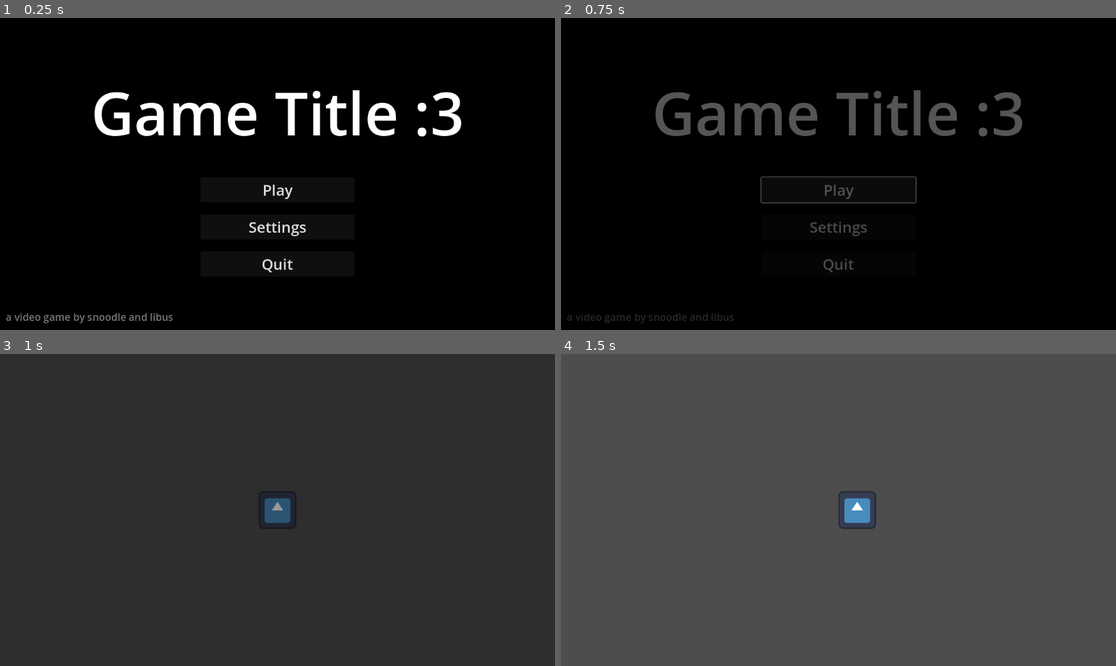
Above: before the commit, frames 1-4 (two rows, left to right).
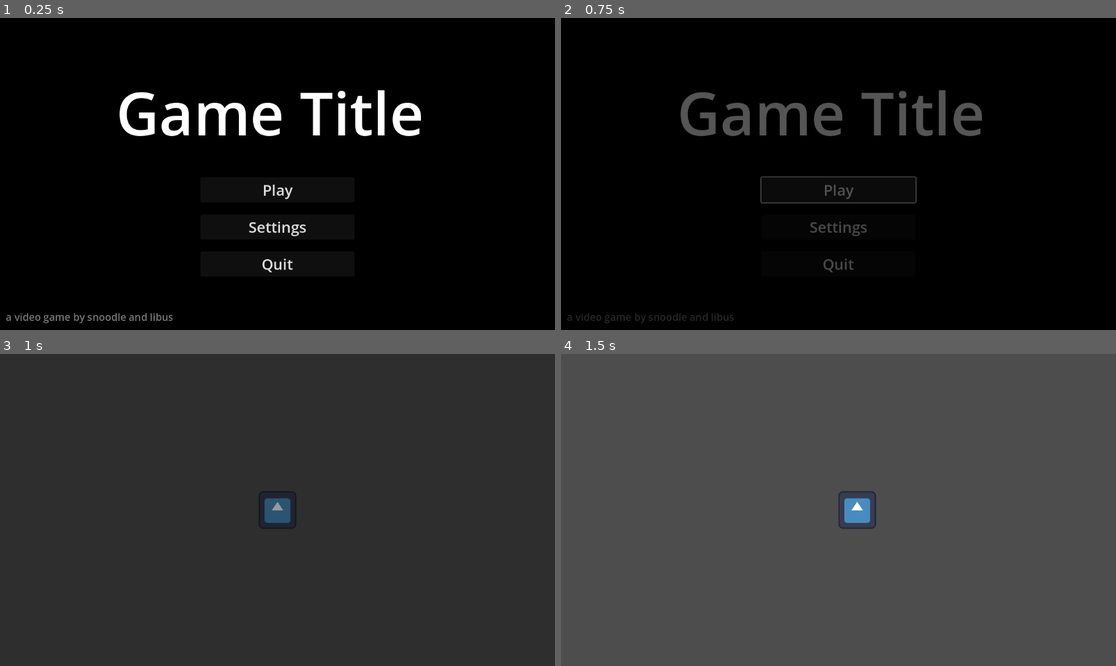
Above: after the commit, the same moments.

Repository: LinusKay/laserleague
Game: Godot game, scene res://scenes/ui/main_menu/main_menu.tscn
Same seed, same stepped clock (60 frames per second), same inputs: the game is played once before the commit and once after it. The engine's default icon, where the game draws it, is replaced by a stand-in: a white triangle on a blue panel in a dark square.
Inputs:
- Up to frame 1 (0.25 s): no input
- Up to frame 2 (0.75 s): click "Play" at 0.5 s
- Up to frame 3 (1 s): no input
- Up to frame 4 (1.5 s): hold D (move_right) from 1.28 s (still down)

The runs differ from the first frame. In frame 1, 4.5% of the frame differs, in the area x 17-84%, y 23-39%; in frame 2, 4.2%; in frame 3, nothing differs; in frame 4, nothing differs.

Commit message:
changed main scene folder

Diff:
--- /dev/null
+++ b/scenes/game/main.tscn
@@ -0,0 +1,10 @@
+[gd_scene load_steps=3 format=3 uid="uid://uxj3i2lrm6j4"]
+
+[ext_resource type="PackedScene" uid="uid://khvjseslaxyg" path="res://scenes/game/camera/camera.tscn" id="1_lfyy7"]
+[ext_resource type="PackedScene" uid="uid://bcte6351a6gbb" path="res://scenes/game/player/player.tscn" id="2_dasuy"]
+
+[node name="World" type="Node2D"]
+
+[node name="Camera2D" parent="." instance=ExtResource("1_lfyy7")]
+
+[node name="Player" parent="." instance=ExtResource("2_dasuy")]
--- a/scenes/game/main/world.tscn
+++ /dev/null
@@ -1,10 +0,0 @@
-[gd_scene load_steps=3 format=3 uid="uid://uxj3i2lrm6j4"]
-
-[ext_resource type="PackedScene" uid="uid://khvjseslaxyg" path="res://scenes/game/camera/camera.tscn" id="1_btbdo"]
-[ext_resource type="PackedScene" uid="uid://bcte6351a6gbb" path="res://scenes/game/player/player.tscn" id="2_vcjgd"]
-
-[node name="World" type="Node2D"]
-
-[node name="Camera2D" parent="." instance=ExtResource("1_btbdo")]
-
-[node name="Player" parent="." instance=ExtResource("2_vcjgd")]
--- a/scenes/ui/main_menu/main_menu.gd
+++ b/scenes/ui/main_menu/main_menu.gd
@@ -5,7 +5,7 @@
 @onready var settings_button: Button = %SettingsButton
 @onready var quit_button: Button = %QuitButton
 
-const main_scene_path: String = "res://scenes/game/main/world.tscn"
+const main_scene_path: String = "res://scenes/game/main.tscn"
 const settings_scene_path: String = "res://scenes/ui/main_menu/settings_main_menu.tscn"
 
 
--- a/scenes/ui/main_menu/main_menu.tscn
+++ b/scenes/ui/main_menu/main_menu.tscn
@@ -87,7 +87,7 @@
 [node name="TitleText" type="Label" parent="MarginContainer/VBoxContainer"]
 layout_mode = 2
 theme_override_font_sizes/font_size = 123
-text = "Game Title :3"
+text = "Game Title "
 horizontal_alignment = 1
 
 [node name="ButtonsVBoxContainer" type="VBoxContainer" parent="MarginContainer/VBoxContainer"]
